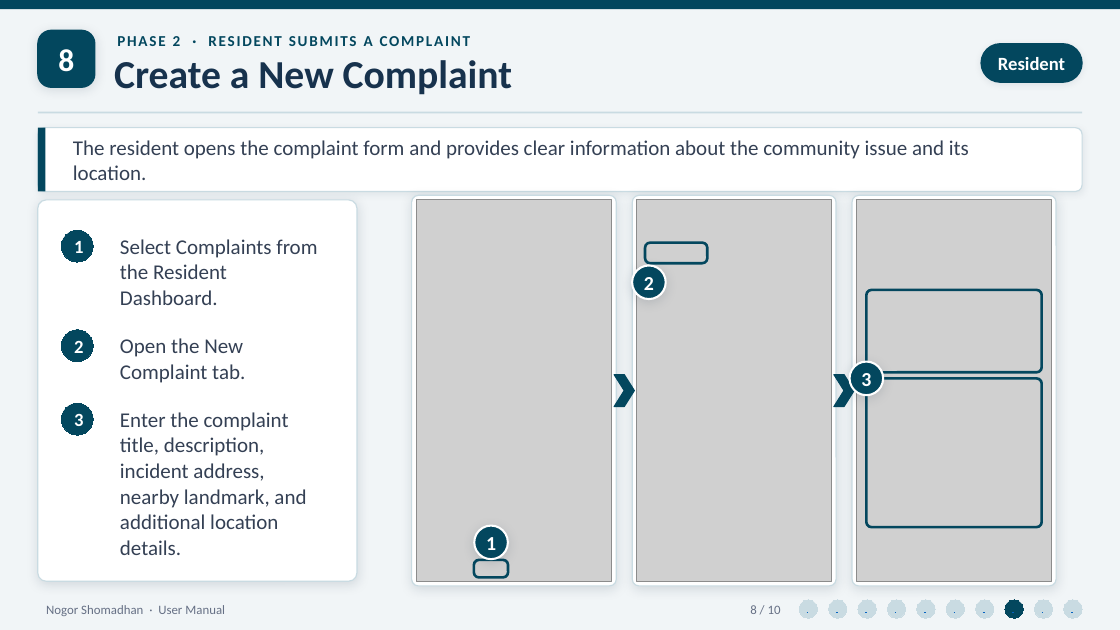
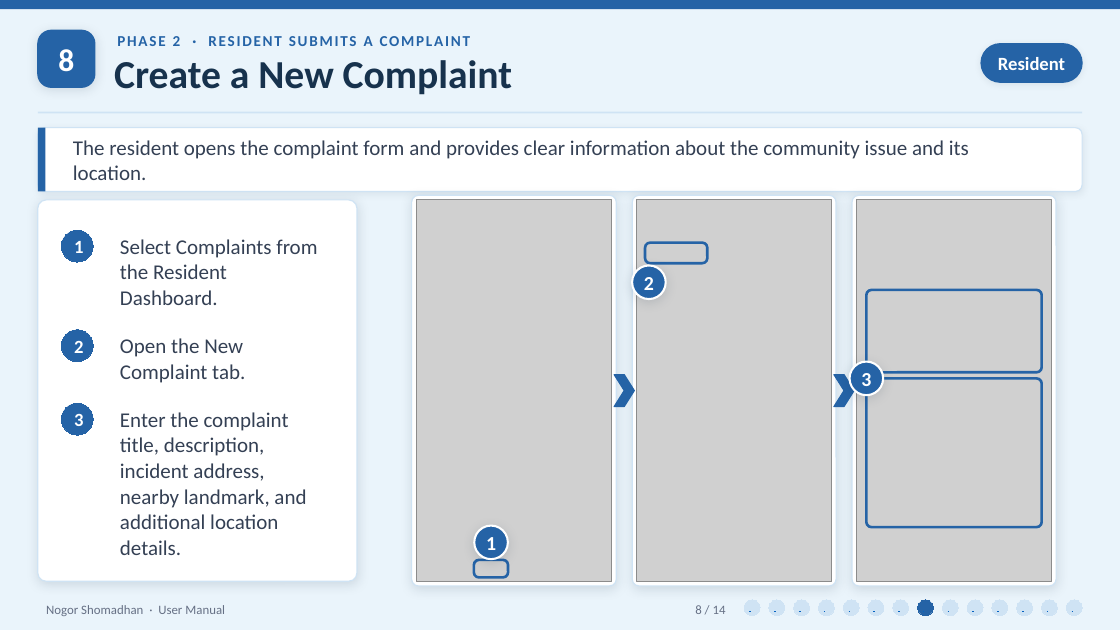
Before and after one commit to Zawadur-Rafid/NogorShomadhan, a slide deck: slide 8 of User Manual/NogorShomadhan_UserManual_Phase1.pptx. Drawn at 1120x630 pixels with LibreOffice and Linux fonts; fonts in the diff are those of the drawing; grey boxes stand for pictures. Boxes give left, top, right and bottom in pixels: in the first picture for what was removed or moved away, otherwise in the second. Text is boxed around its words. In the diff, an @@ line names an element or a change of style, - is before the commit and + after.

```diff
--- a/User Manual/NogorShomadhan_UserManual_Phase1.pptx
+++ b/User Manual/NogorShomadhan_UserManual_Phase1.pptx
@@ background #F1F5F7 to #EAF4FB @@
@@ text "PHASE 2 · RESIDENT SUBMITS ..." at (117,36,470,46): text colour #03475E to #2563A6 @@
@@ rectangle at (38,112,1082,113): fill #C9DBE2 to #CFE3F4 @@
@@ outline #C9DBE2 1 pt to #CFE3F4 1 pt in 5 elements at (38,128,1082,192), (38,200,357,581), (412,196,617,586), (633,196,837,586), (852,196,1056,586) @@
@@ fill #03475E to #2563A6; outline #03475E 1 pt to #2563A6 1 pt in 4 elements at (38,30,95,87), (981,44,1082,82), (614,375,634,407), (834,375,854,407) @@
@@ fill #03475E to #2563A6 in 5 elements at (0,0,1120,9), (38,128,45,192), (475,526,508,560), (633,266,666,299), (849,361,883,395) @@
@@ outline #03475E 2.25 pt to #2563A6 2.25 pt in 4 elements at (474,560,508,578), (645,243,707,264), (866,290,1042,372), (866,378,1042,527) @@
@@ text at (695,605,726,614): text changed @@
-8 / 10
+8 / 14
@@ ellipse: place and size @@
-ellipse at (799,600,818,618)
+ellipse at (744,600,760,616)
@@ ellipse: place and size @@
-ellipse at (828,600,847,618)
+ellipse at (769,600,785,616)
@@ ellipse: place and size @@
-ellipse at (858,600,876,618)
+ellipse at (794,600,810,616)
@@ ellipse: place and size @@
-ellipse at (887,600,906,618)
+ellipse at (818,600,834,616)
@@ ellipse: place and size @@
-ellipse at (917,600,935,618)
+ellipse at (844,600,860,616)
@@ ellipse: place and size @@
-ellipse at (946,600,965,618)
+ellipse at (868,600,884,616)
@@ ellipse: place and size @@
-ellipse at (975,600,994,618)
+ellipse at (893,600,909,616)
@@ fill #03475E to #2563A6; outline #03475E 0.75 pt to #2563A6 0.75 pt in 4 elements at (61,230,93,262), (61,329,93,361), (61,403,93,435), (918,600,933,616) @@
@@ ellipse: place and size @@
-ellipse at (1005,600,1023,618)
+ellipse at (918,600,933,616)
@@ ellipse: place and size @@
-ellipse at (1034,600,1053,618)
+ellipse at (943,600,959,616)
@@ fill #C9DBE2 to #CFE3F4; outline #C9DBE2 0.75 pt to #CFE3F4 0.75 pt in 9 elements at (744,600,760,616), (769,600,785,616), (794,600,810,616), (818,600,834,616), (844,600,860,616), (868,600,884,616), (893,600,909,616), (943,600,959,616), (967,600,983,616) @@
@@ ellipse: place and size @@
-ellipse at (1064,600,1082,618)
+ellipse at (967,600,983,616)
@@ ellipse added at (992,600,1008,616), fill #CFE3F4, outline #CFE3F4 0.75 pt @@
@@ ellipse added at (1017,600,1033,616), fill #CFE3F4, outline #CFE3F4 0.75 pt @@
@@ ellipse added at (1042,600,1058,616), fill #CFE3F4, outline #CFE3F4 0.75 pt @@
@@ ellipse added at (1066,600,1082,616), fill #CFE3F4, outline #CFE3F4 0.75 pt @@
```
Also in this commit, not shown: 9 other slides changed, 4 slides added, 4 other files.
